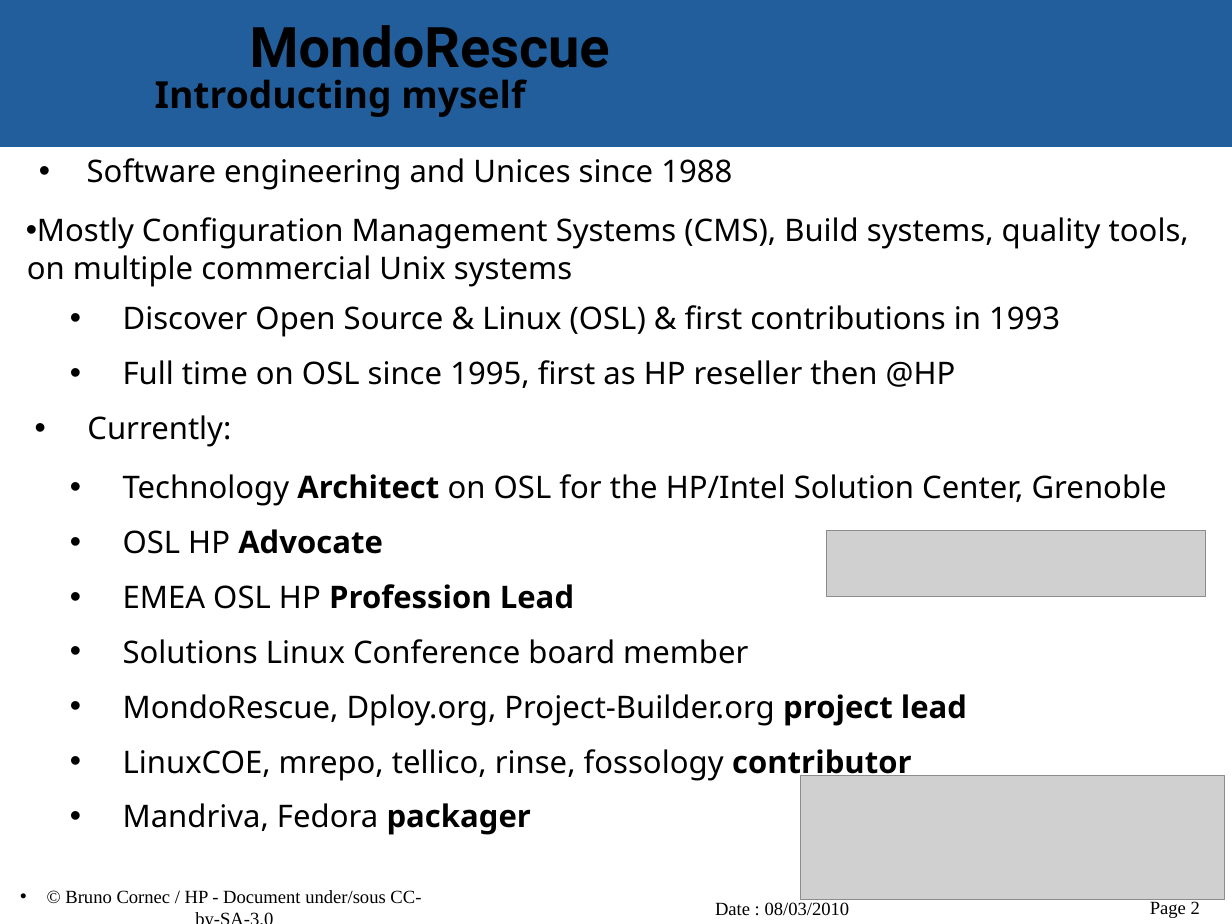
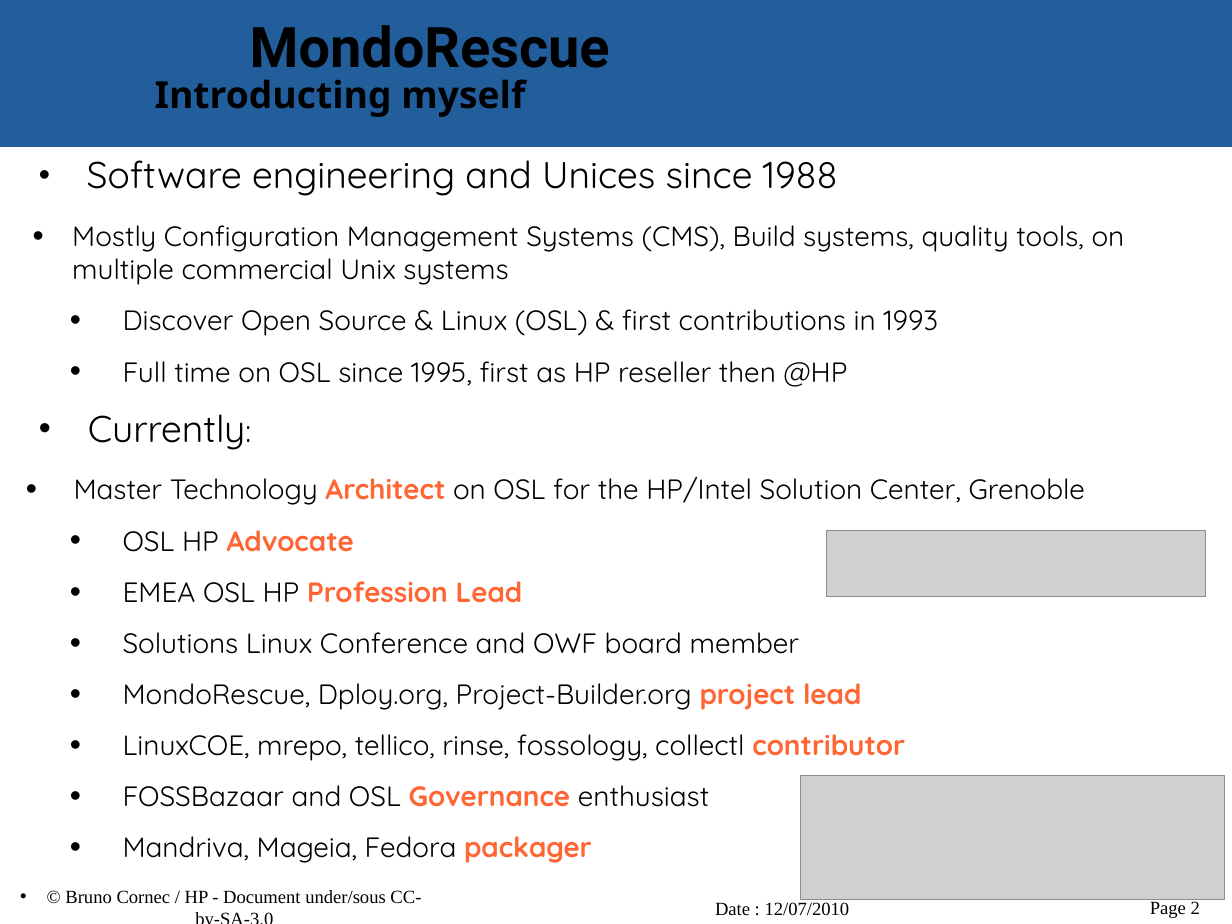
Before and after one commit to vir/mondo-rescue, a slide deck: slide 2 of mondo-doc/mondo-presentation.odp. Drawn at 1232x924 pixels with LibreOffice and Linux fonts; fonts in the diff are those of the drawing; grey boxes stand for pictures; background and template pictures are left out. Boxes give left, top, right and bottom in pixels: in the first picture for what was removed or moved away, otherwise in the second. Text is boxed around its words. In the diff, an @@ line names an element or a change of style, - is before the commit and + after.

```diff
--- a/mondo-doc/mondo-presentation.odp
+++ b/mondo-doc/mondo-presentation.odp
@@ text at (72,160,1125,710): size 20 to 24 pt in "Software engineering and Unices since 1988", "Currently:"; font Noto Sans to Quicksand in "Software engineering and Unices since 1988", "Mostly Configuration Management Systems (CMS), Build systems ...", "Discover Open Source & Linux (OSL) & ...", "Full time on OSL since 1995, first ..." and 4 more places; size 20 to 18 pt in "Mostly Configuration Management Systems (CMS), Build systems ...", "Discover Open Source & Linux (OSL) & ...", "Full time on OSL since 1995, first ...", "OSL HP Advocate" and 2 more places; text colour #000000 to #FF6633 in "Advocate", "Profession Lead", "project lead"; list level 3 to 2 in "Mostly Configuration Management Systems (CMS), ..."; indent changed @@
@@ text at (74,476,1085,505): text changed; size 20 to 18 pt; font Noto Sans to Quicksand @@
-  • Technology Architect on OSL for the HP/Intel Solution Center, Grenoble
+  • Master Technology Architect on OSL for the HP/Intel Solution Center, Grenoble
@@ text at (123,632,800,654): text changed; size 20 to 18 pt; font Noto Sans to Quicksand @@
-  • Solutions Linux Conference board member
+  • Solutions Linux Conference and OWF board member
@@ text at (123,734,905,863): text changed; size 20 to 18 pt; font Noto Sans to Quicksand @@
-  • LinuxCOE, mrepo, tellico, rinse, fossology contributor
-  • Mandriva, Fedora packager
+  • LinuxCOE, mrepo, tellico, rinse, fossology, collectl contributor
+  • FOSSBazaar and OSL Governance enthusiast
+  • Mandriva, Mageia, Fedora packager
@@ text at (715,902,850,916): text changed @@
-Date : 08/03/2010
+Date : 12/07/2010
```
Also in this commit, not shown: 24 other slides changed.
